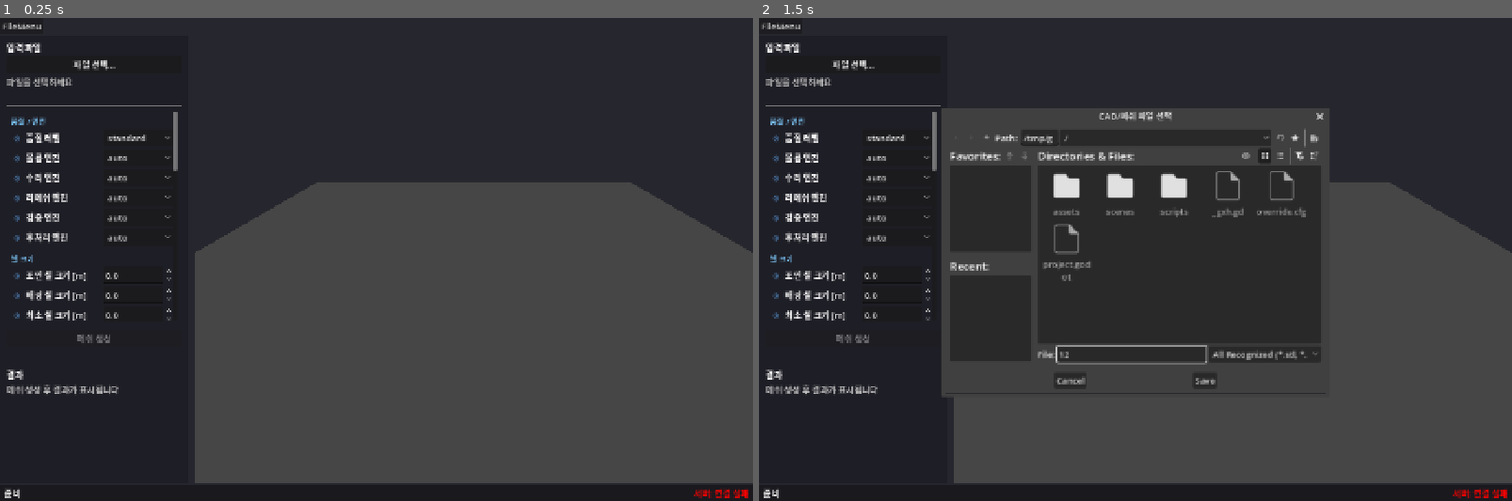
Above: before the commit, frames 1-2 (left to right).
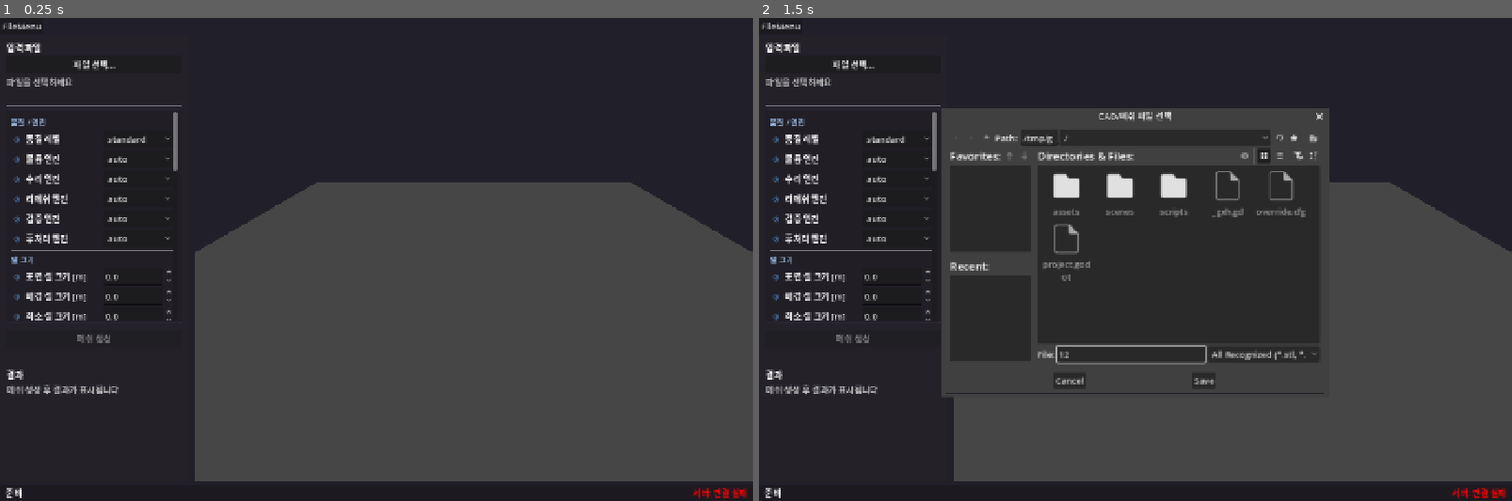
Above: after the commit, the same moments.

Repository: younglin90/AutoTessell
Game: Godot game, scene res://scenes/main.tscn
The game is run twice, just before and just after one commit, with the same random seed, the same clock (stepped at 60 frames per second) and the same inputs.
Inputs (mouse positions are in pixels of both pictures, inside the frame that each line leads up to):
- Up to frame 1 (0.25 s): no input
- Up to frame 2 (1.5 s): click "파일 선택..." at 0.5 s; click (1135, 356) at 1.27 s; type "12" at 1.35 s

The runs differ from the first frame. In frame 1, 1.4% of the frame differs, in the area x 0-100%, y 19-100%; in frame 2, 1.8%.

Commit message:
feat: STL preview on file open + warm design + fix overwrite dialog
1. STL preview: mesh_viewer.load_stl() called immediately on file select
   (STL/OBJ/PLY files show surface in 3D viewport before mesh generation)

2. Warm design: sidebar/statusbar/params colors shifted from cold gray
   to warm dark purple-gray (0.14,0.13,0.16). Section headers softer blue.
   Rounded corners on params panel. Border accents.

3. Overwrite dialog fix: .uid and .import files removed from git tracking.
   These are auto-generated by Godot editor and caused "overwrite?" on open.
   Added godot/**/*.import and godot/**/*.uid to .gitignore.

Co-Authored-By: Claude Opus 4.6 (1M context) <noreply@anthropic.com>

Diff:
--- a/godot/project.godot
+++ b/godot/project.godot
@@ -35,4 +35,4 @@
 [rendering]
 
 anti_aliasing/quality/msaa_3d=2
-environment/defaults/default_clear_color=Color(0.15, 0.15, 0.18, 1)
+environment/defaults/default_clear_color=Color(0.13, 0.12, 0.16, 1)
--- a/godot/scripts/main_ui.gd
+++ b/godot/scripts/main_ui.gd
@@ -125,6 +125,13 @@
 	generate_button.disabled = false
 	status_label.text = "파일 선택됨: %s" % file_name
 	AppState.add_recent_file(path)
+
+	# 파일 선택 즉시 3D 뷰어에 표면 메쉬 로드
+	if mesh_viewer and mesh_viewer.has_method("load_stl"):
+		var ext := path.get_extension().to_lower()
+		if ext in ["stl", "obj", "ply"]:
+			mesh_viewer.load_stl(path)
+			status_label.text = "파일 로드됨: %s (%s)" % [file_name, ext.to_upper()]
 
 
 # -----------------------------------------------------------------------
--- a/godot/scripts/params_panel.gd
+++ b/godot/scripts/params_panel.gd
@@ -78,11 +78,18 @@
 
 func _apply_style() -> void:
 	var style := StyleBoxFlat.new()
-	style.bg_color = Color(0.12, 0.12, 0.15, 1.0)
+	style.bg_color = Color(0.13, 0.12, 0.15, 1.0)
+	style.border_color = Color(0.22, 0.20, 0.28, 0.3)
+	style.border_width_top = 1
+	style.border_width_bottom = 1
+	style.corner_radius_top_left = 4
+	style.corner_radius_top_right = 4
+	style.corner_radius_bottom_left = 4
+	style.corner_radius_bottom_right = 4
 	style.content_margin_left = 8
 	style.content_margin_right = 8
-	style.content_margin_top = 4
-	style.content_margin_bottom = 4
+	style.content_margin_top = 6
+	style.content_margin_bottom = 6
 	add_theme_stylebox_override("panel", style)
 
 
@@ -198,7 +205,7 @@
 	var label := Label.new()
 	label.text = title
 	label.add_theme_font_size_override("font_size", 14)
-	label.add_theme_color_override("font_color", Color(0.5, 0.8, 1.0))
+	label.add_theme_color_override("font_color", Color(0.65, 0.78, 0.95))
 	parent.add_child(label)
 
 
--- a/godot/scripts/sidebar.gd
+++ b/godot/scripts/sidebar.gd
@@ -2,11 +2,15 @@
 extends PanelContainer
 
 func _ready() -> void:
-	# 사이드바 스타일 설정
+	# Warm dark 사이드바 스타일
 	var style := StyleBoxFlat.new()
-	style.bg_color = Color(0.12, 0.12, 0.15, 1.0)
+	style.bg_color = Color(0.14, 0.13, 0.16, 1.0)  # 약간 따뜻한 다크
+	style.border_color = Color(0.25, 0.22, 0.30, 0.5)
+	style.border_width_right = 1
 	style.content_margin_left = 12
 	style.content_margin_right = 12
 	style.content_margin_top = 8
 	style.content_margin_bottom = 8
+	style.corner_radius_top_left = 0
+	style.corner_radius_bottom_left = 0
 	add_theme_stylebox_override("panel", style)
--- a/godot/scripts/status_bar.gd
+++ b/godot/scripts/status_bar.gd
@@ -3,9 +3,11 @@
 
 func _ready() -> void:
 	var style := StyleBoxFlat.new()
-	style.bg_color = Color(0.1, 0.1, 0.12, 1.0)
-	style.content_margin_left = 8
-	style.content_margin_right = 8
-	style.content_margin_top = 2
-	style.content_margin_bottom = 2
+	style.bg_color = Color(0.11, 0.10, 0.13, 1.0)
+	style.border_color = Color(0.25, 0.22, 0.30, 0.3)
+	style.border_width_top = 1
+	style.content_margin_left = 10
+	style.content_margin_right = 10
+	style.content_margin_top = 4
+	style.content_margin_bottom = 4
 	add_theme_stylebox_override("panel", style)
Not shown, removed: godot/assets/icon.svg.import
Not shown, removed: godot/scripts/app_state.gd.uid
Not shown, removed: godot/scripts/main_ui.gd.uid
Not shown, removed: godot/scripts/mesh_viewer.gd.uid
Not shown, removed: godot/scripts/quality_colormap.gd.uid
Not shown, removed: godot/scripts/settings_manager.gd.uid
Not shown, removed: godot/scripts/sidebar.gd.uid
Not shown, removed: godot/scripts/status_bar.gd.uid
Not shown, removed: godot/scripts/websocket_client.gd.uid
Not shown, changed: .gitignore
